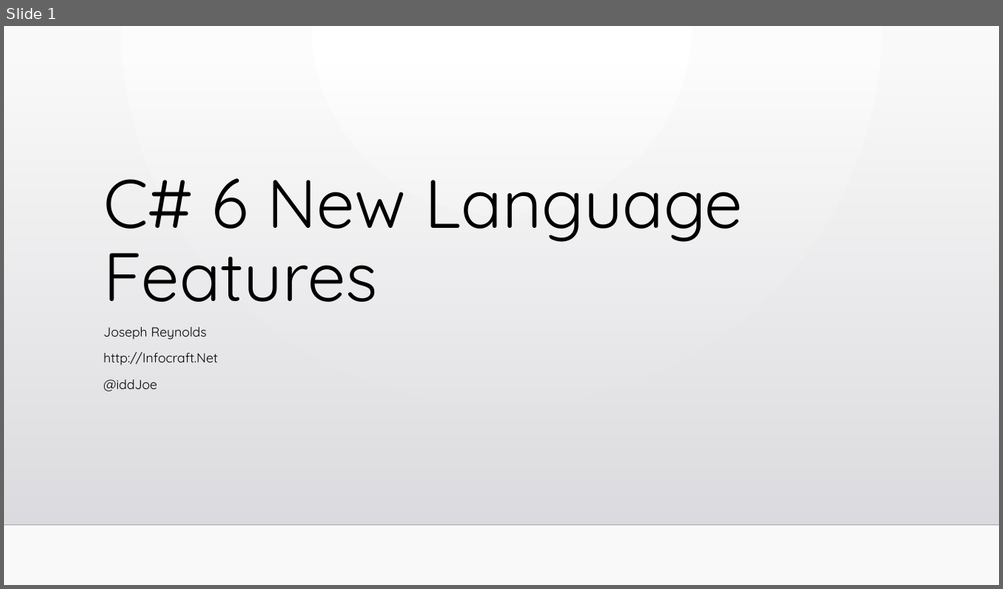
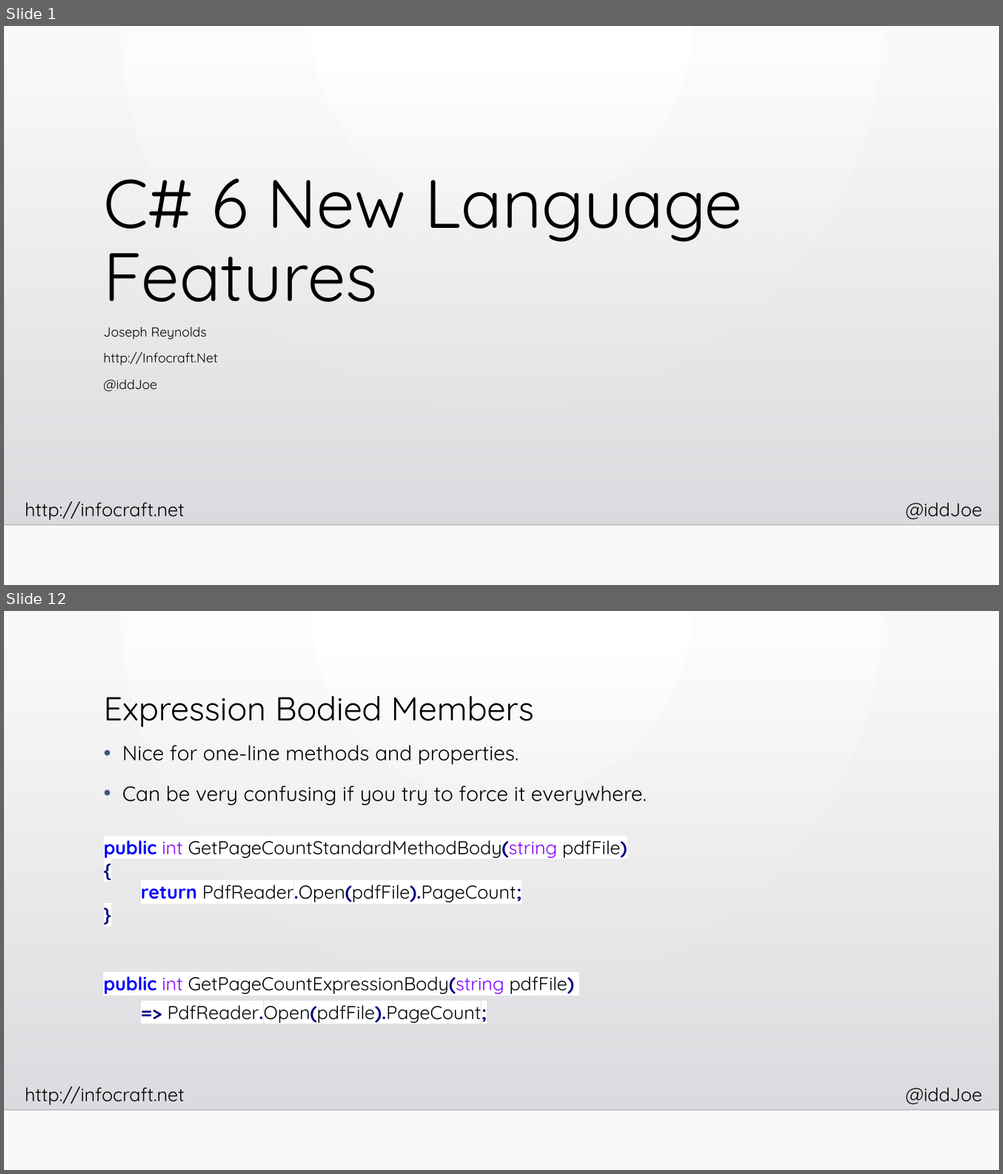
Before and after one commit to InfoCraftDotNet/CSharp-6-New-Language-Features, a slide deck: Slides/CSharp-6-New-Language-Features.pptx. Shown one above the other, each under a label of ours: slide 1 before the commit, slides 1 and 12 after it; the slides between them are not shown. The pictures are 1003x589 and 1003x1174 pixels, drawn with LibreOffice and Linux fonts; fonts in the diff are those of the drawing; background and template pictures are left out. Boxes give left, top, right and bottom in pixels: in the first picture for what was removed or moved away, otherwise in the second. Text is boxed around its words. In the diff, an @@ line names an element or a change of style, - is before the commit and + after.

```diff
--- a/Slides/CSharp-6-New-Language-Features.pptx
+++ b/Slides/CSharp-6-New-Language-Features.pptx
@@ slide 12 added at bbox=[4, 611, 999, 1170], background gradient #FFFFFF to #FAFAFA; not listed: 4 template elements that a slide beside it also shows @@
@@ title added at bbox=[104, 696, 534, 727], 32 pt, text #000000 @@
+Expression Bodied Members
@@ text added at bbox=[122, 745, 646, 806], 20 pt, text #000000 @@
+• Nice for one-line methods and properties.
+• Can be very confusing if you try to force it everywhere.
@@ text added at bbox=[104, 840, 626, 903], 18 pt, text #000000 @@
+public int GetPageCountStandardMethodBody(string pdfFile)
+{
+return PdfReader.Open(pdfFile).PageCount;
+}
@@ text added at bbox=[103, 977, 574, 1023], 18 pt, text #000000 @@
+public int GetPageCountExpressionBody(string pdfFile)
+=> PdfReader.Open(pdfFile).PageCount;
@@ slide 1 changed as well @@
@@ text added at bbox=[25, 502, 185, 520], 18 pt, text #000000 @@
+http://infocraft.net
@@ text added at bbox=[905, 503, 982, 520], 18 pt, text #000000 @@
+@iddJoe
```
Also in this commit, not shown: 20 other slides added, 17 other files.
